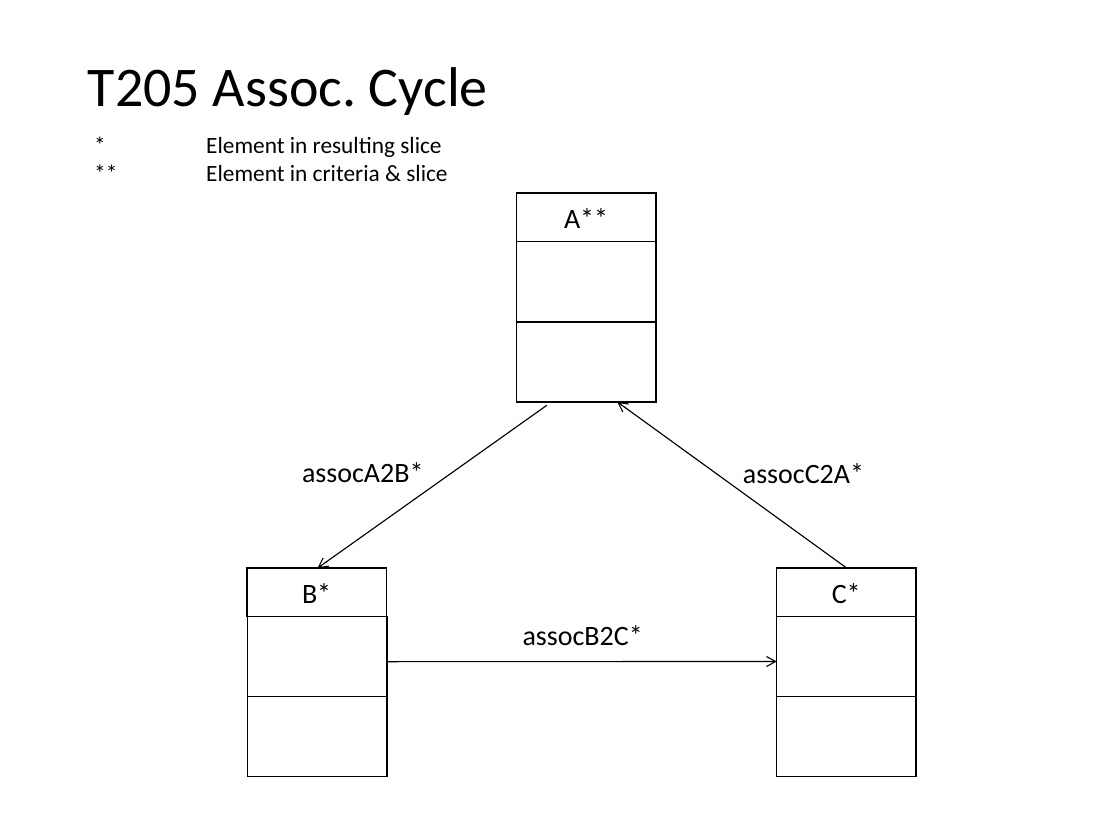
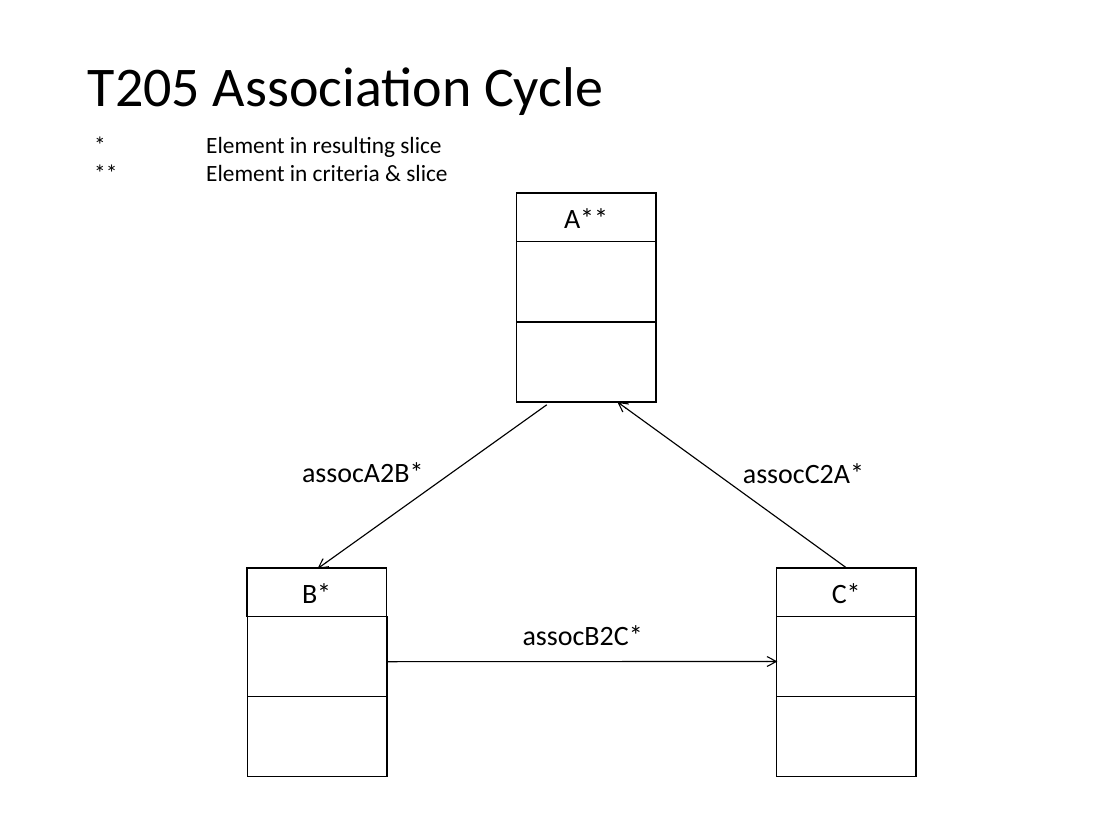
Before and after one commit to nlsfung/MMINT_Examples, a slide deck: slide 27 of CDSliceTestSuite/TestSuite.ppt. Drawn at 1120x840 pixels with LibreOffice and Linux fonts; fonts in the diff are those of the drawing. Boxes give left, top, right and bottom in pixels: in the first picture for what was removed or moved away, otherwise in the second. Text is boxed around its words. In the diff, an @@ line names an element or a change of style, - is before the commit and + after.

```diff
--- a/CDSliceTestSuite/TestSuite.ppt
+++ b/CDSliceTestSuite/TestSuite.ppt
@@ text at (x1=88, y1=67, x2=603, y2=115): text changed @@
-T205 Assoc. Cycle
+T205 Association Cycle
```
Also in this commit, not shown: 14 other slides changed, 2 other files.
